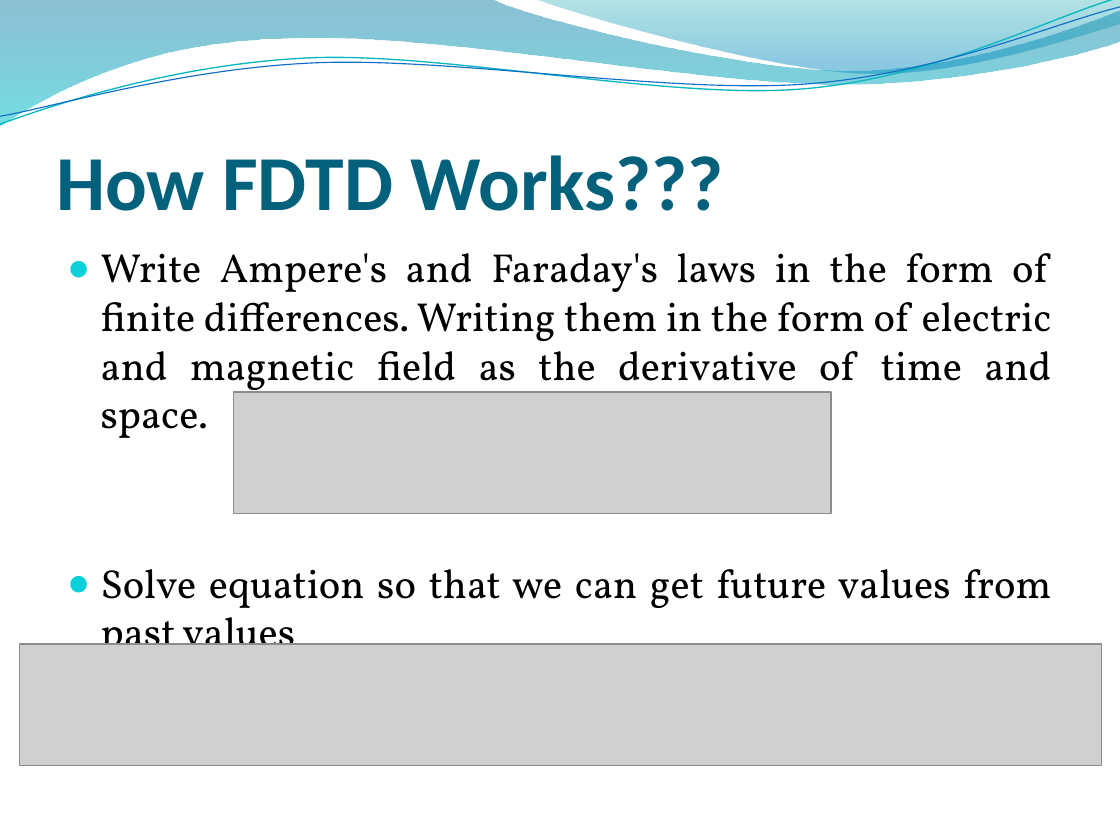
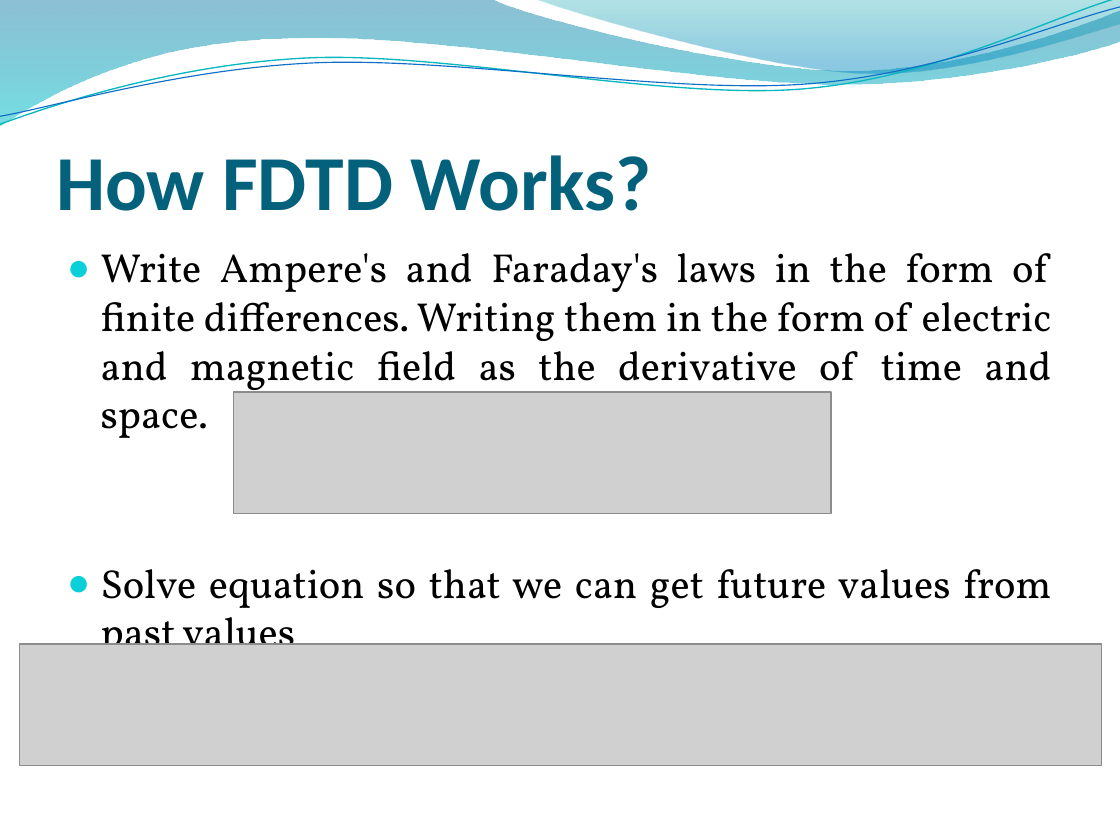
Before and after one commit to junaidnasir/gpu-em-nim, a slide deck: slide 13 of junaid_presentation_v1.pptx. Drawn at 1120x840 pixels with LibreOffice and Linux fonts; fonts in the diff are those of the drawing; grey boxes stand for pictures; background and template pictures are left out. Boxes give left, top, right and bottom in pixels: in the first picture for what was removed or moved away, otherwise in the second. Text is boxed around its words. In the diff, an @@ line names an element or a change of style, - is before the commit and + after.

```diff
--- a/junaid_presentation_v1.pptx
+++ b/junaid_presentation_v1.pptx
@@ title at (56, 155, 652, 211): text changed @@
-How FDTD Works???
+How FDTD Works?
```
Also in this commit, not shown: 8 other slides changed.
